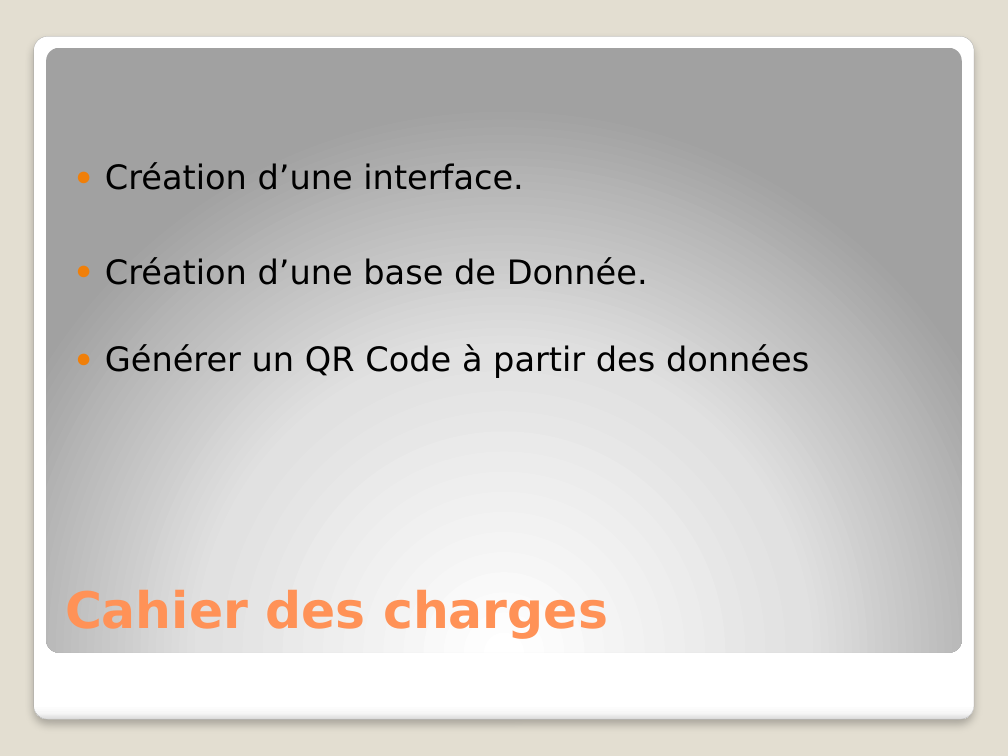
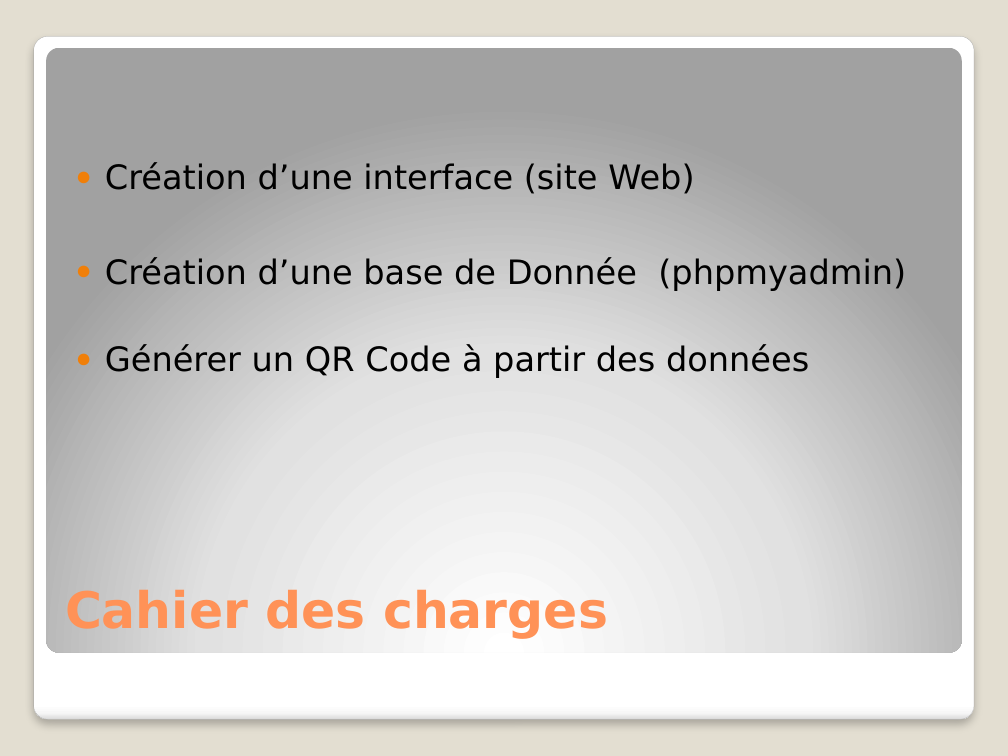
Before and after one commit to Aakash2001/ProjetScanner, a slide deck: slide 2 of Mini projet Scan/PPT/Scanner.pptx. Drawn at 1008x756 pixels with LibreOffice and Linux fonts; fonts in the diff are those of the drawing. Boxes give left, top, right and bottom in pixels: in the first picture for what was removed or moved away, otherwise in the second. Text is boxed around its words. In the diff, an @@ line names an element or a change of style, - is before the commit and + after.

```diff
--- a/Mini projet Scan/PPT/Scanner.pptx
+++ b/Mini projet Scan/PPT/Scanner.pptx
@@ text at (105, 162, 906, 291): text changed @@
-● Création d’une interface.
-● Création d’une base de Donnée.
+● Création d’une interface (site Web)
+● Création d’une base de Donnée (phpmyadmin)
```
Also in this commit, not shown: 3 other slides changed, 3 slides added, 2 other files.
